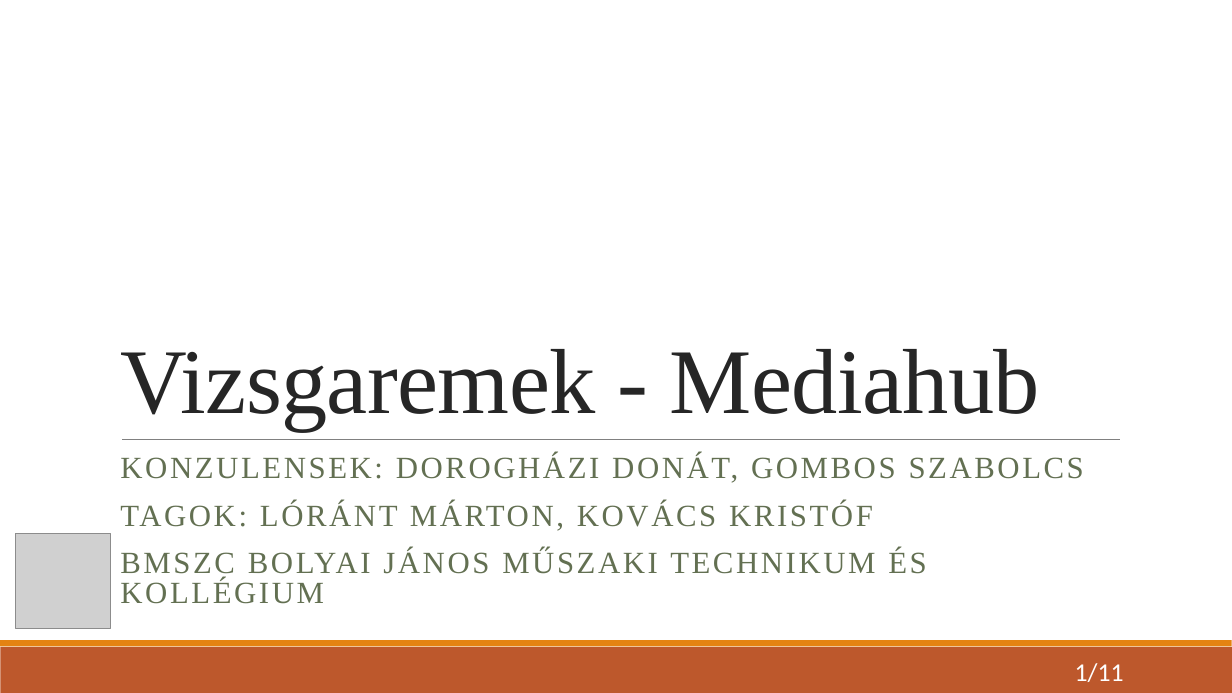
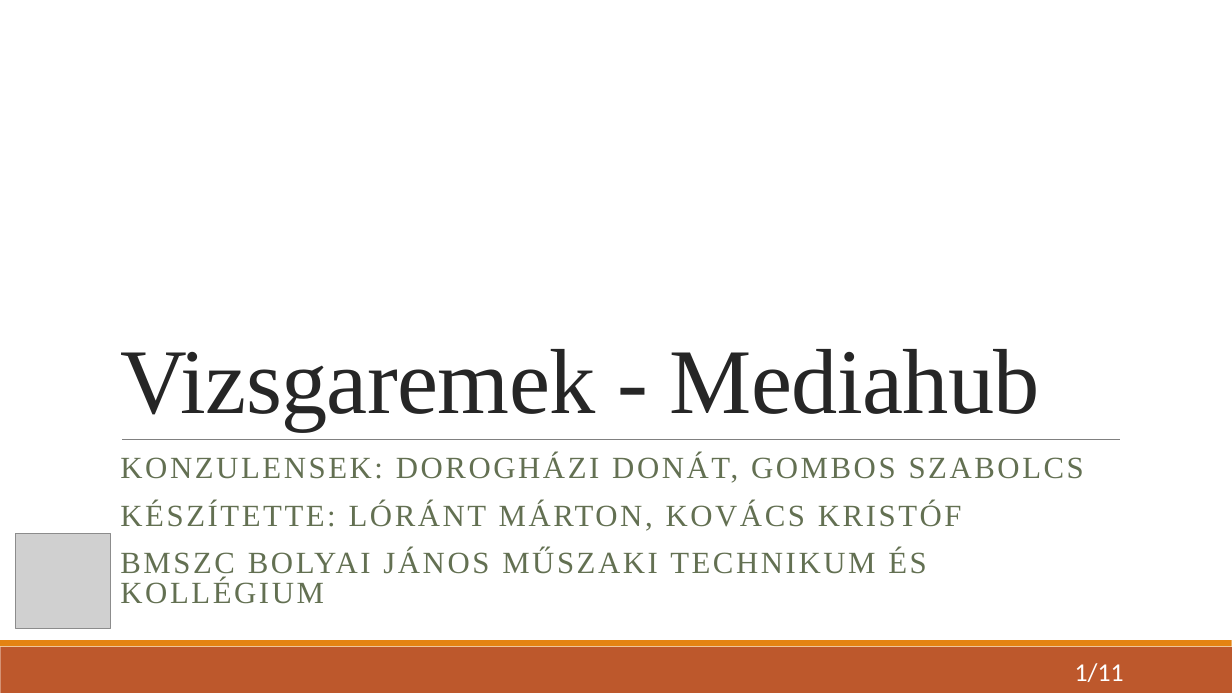
Before and after one commit to KristofKovacs2005/MediaHub, a slide deck: slide 1 of Vizsgaremek - Mediahub.pptx. Drawn at 1232x693 pixels with LibreOffice and Linux fonts; fonts in the diff are those of the drawing; grey boxes stand for pictures. Boxes give left, top, right and bottom in pixels: in the first picture for what was removed or moved away, otherwise in the second. Text is boxed around its words. In the diff, an @@ line names an element or a change of style, - is before the commit and + after.

```diff
--- a/Vizsgaremek - Mediahub.pptx
+++ b/Vizsgaremek - Mediahub.pptx
@@ subtitle at bbox=[120, 502, 962, 531]: text changed @@
-TAGOK: LÓRÁNT MÁRTON, KOVÁCS KRISTÓF
+KÉSZÍTETTE: LÓRÁNT MÁRTON, KOVÁCS KRISTÓF
```
Also in this commit, not shown: 10 other slides changed.
